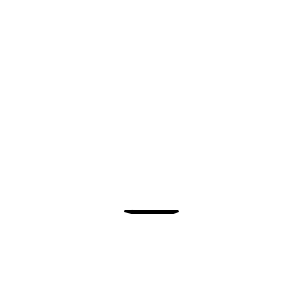
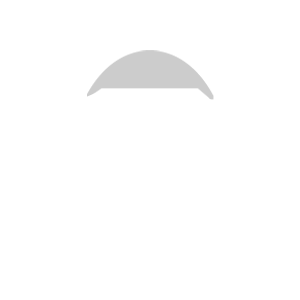
Layer changes from the first 300px x 300px image to the second:
added layer "front hair 6" (20%) above "hair front 5" over <box>87,50,214,100</box>
hid "Beard 1" over <box>124,209,179,214</box>
